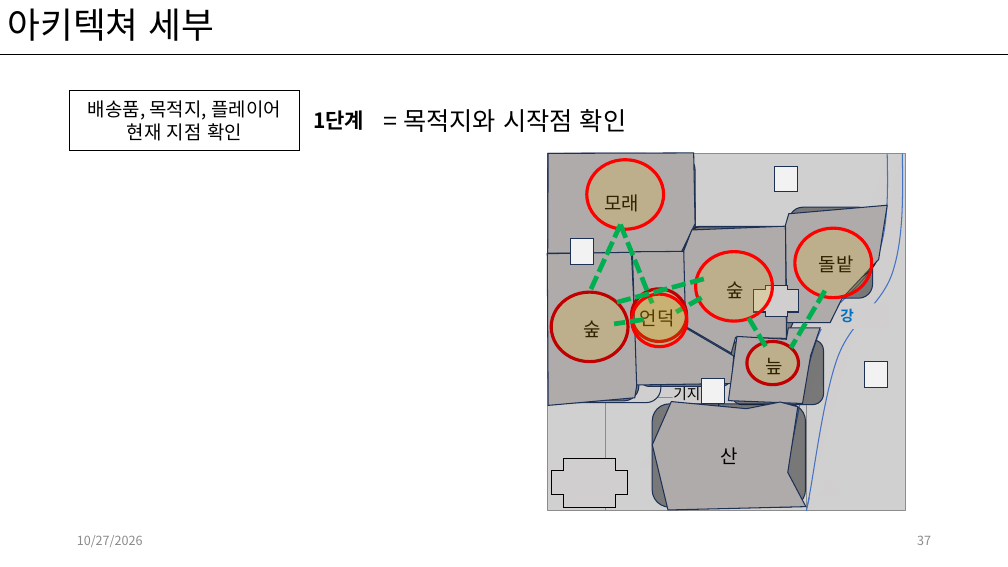
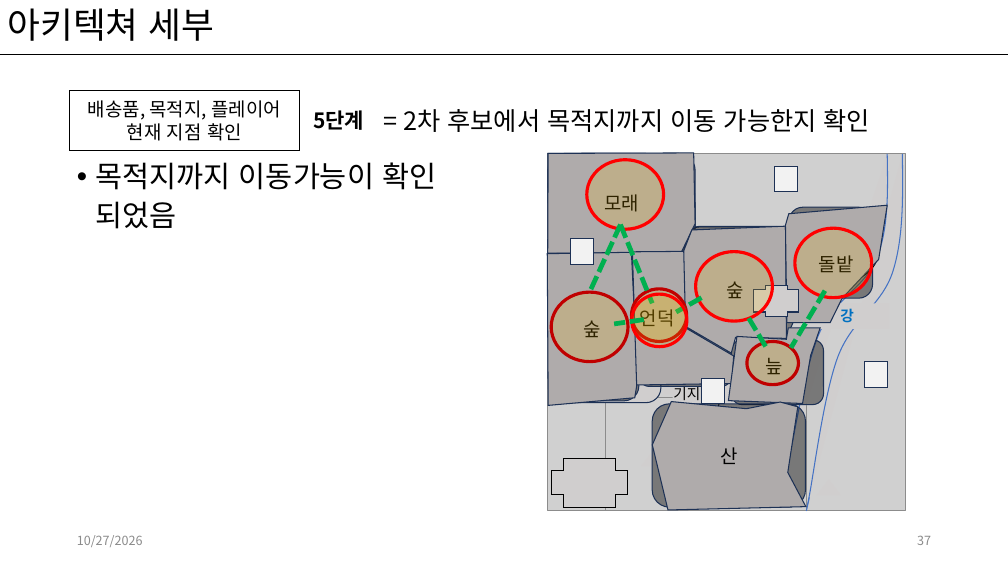
Before and after one commit to kwakyerin/2026_Graduation_Project, a slide deck: slide 37 of documents/HyunahKwon/design/designing/for_teammates/배트와 달트_기획.pptx. Drawn at 1008x567 pixels with LibreOffice and Linux fonts; fonts in the diff are those of the drawing; grey boxes stand for pictures. Boxes give left, top, right and bottom in pixels: in the first picture for what was removed or moved away, otherwise in the second. Text is boxed around its words. In the diff, an @@ line names an element or a change of style, - is before the commit and + after.

Commit message:
경로 지형 반영 아키텍쳐 세부 진행중

```diff
--- a/documents/HyunahKwon/design/designing/for_teammates/배트와 달트_기획.pptx
+++ b/documents/HyunahKwon/design/designing/for_teammates/배트와 달트_기획.pptx
@@ text at [313,110,364,130]: text changed @@
-1단계
+5단계
@@ text at [403,109,870,132]: text changed @@
-= 목적지와 시작점 확인
+= 2차 후보에서 목적지까지 이동 가능한지 확인
@@ text added at [96,162,436,229], 28 pt, text #000000 @@
+• 목적지까지 이동가능이 확인 되었음
@@ line removed from (704, 279) to (617, 302) @@
```
Also in this commit, not shown: 4 other slides changed, 5 slides added, 1 other file.
